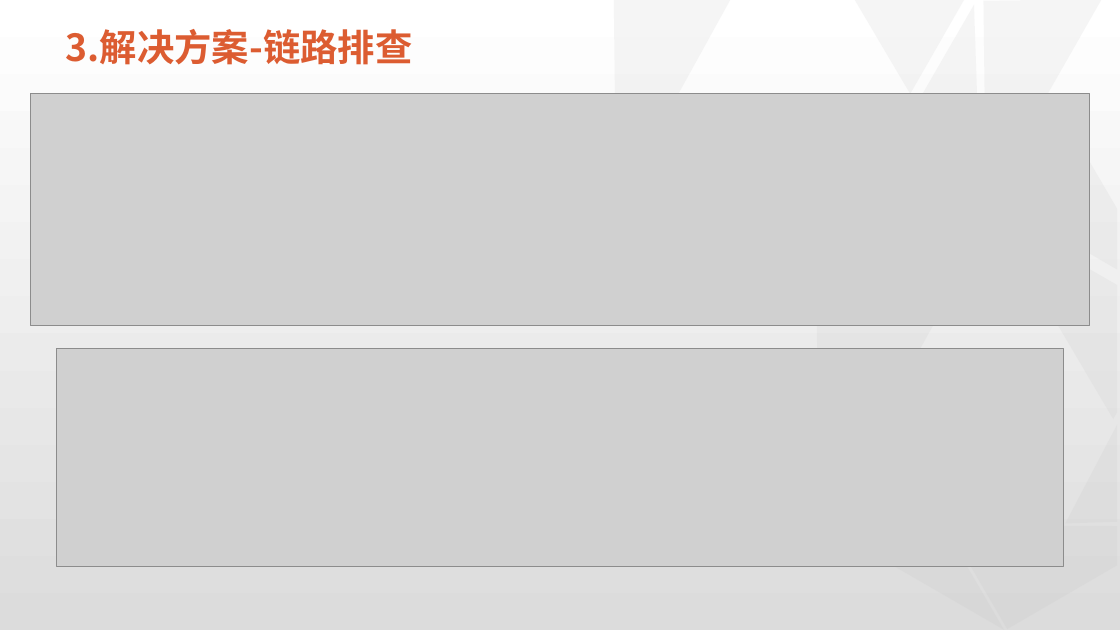
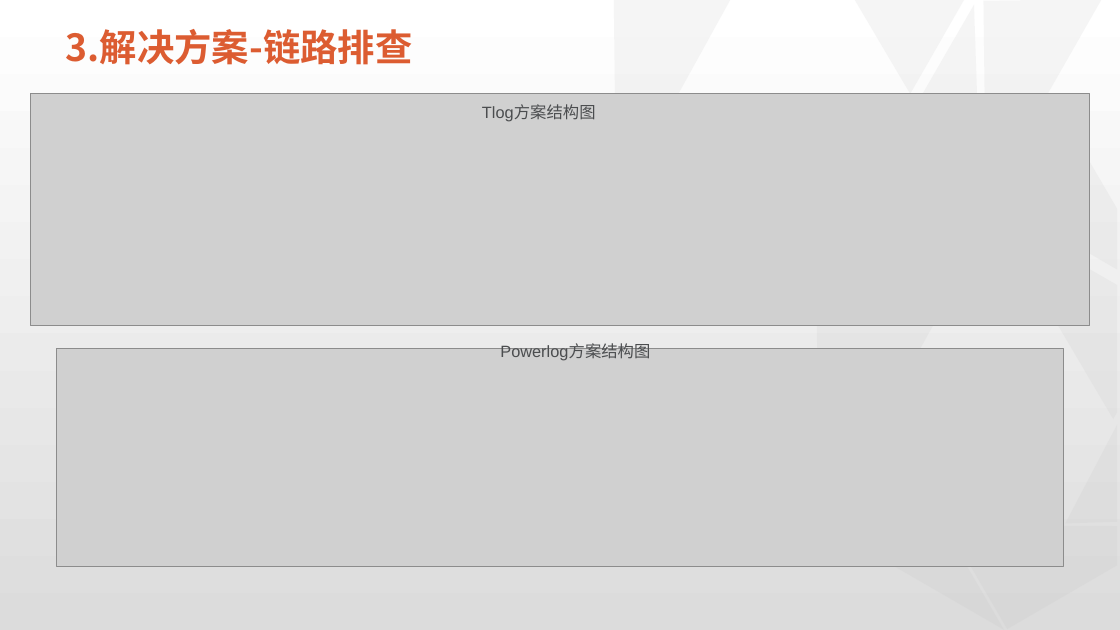
Before and after one commit to physicsLoveJava/java-miscellaneous, a slide deck: slide 19 of tech-interview/a-task/实习总结终板.pptx (slide 18 before the commit). Drawn at 1120x630 pixels with LibreOffice and Linux fonts; fonts in the diff are those of the drawing; grey boxes stand for pictures; background and template pictures are left out. Boxes give left, top, right and bottom in pixels: in the first picture for what was removed or moved away, otherwise in the second. Text is boxed around its words. In the diff, an @@ line names an element or a change of style, - is before the commit and + after.

```diff
--- a/tech-interview/a-task/实习总结终板.pptx
+++ b/tech-interview/a-task/实习总结终板.pptx
@@ text added at (482,105,596,122), 14 pt, text #4B4D4F @@
+Tlog方案结构图
@@ text added at (500,344,650,361), 14 pt, text #4B4D4F @@
+Powerlog方案结构图
```
Also in this commit, not shown: 6 other slides changed, 2 slides added, 2 other files.
